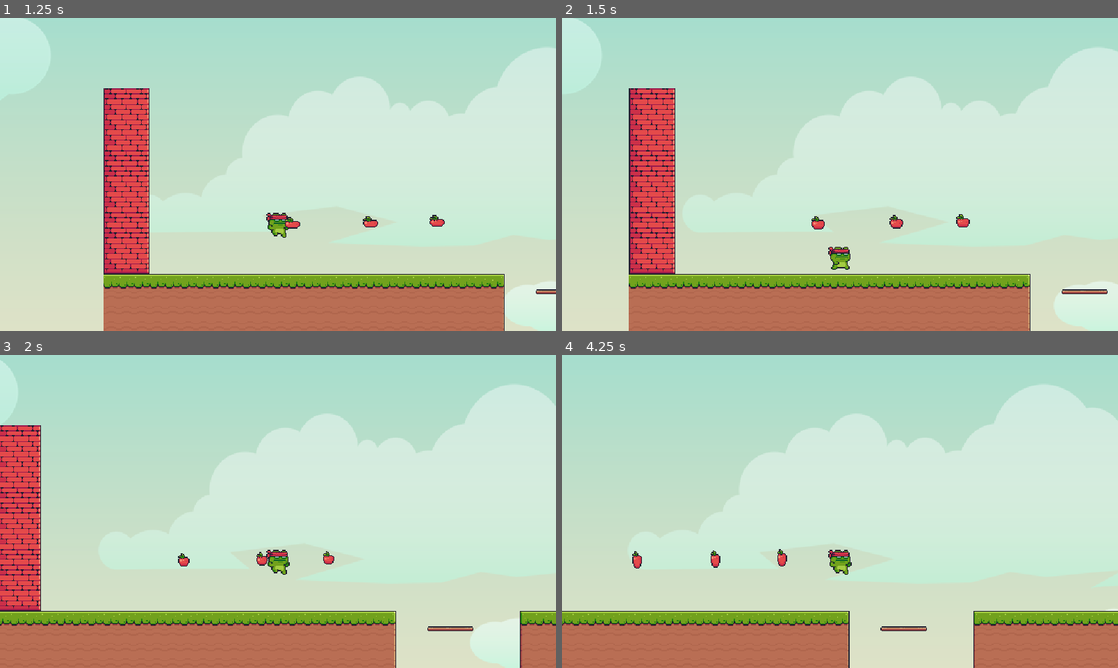
Above: before the commit, frames 1-4 (two rows, left to right).
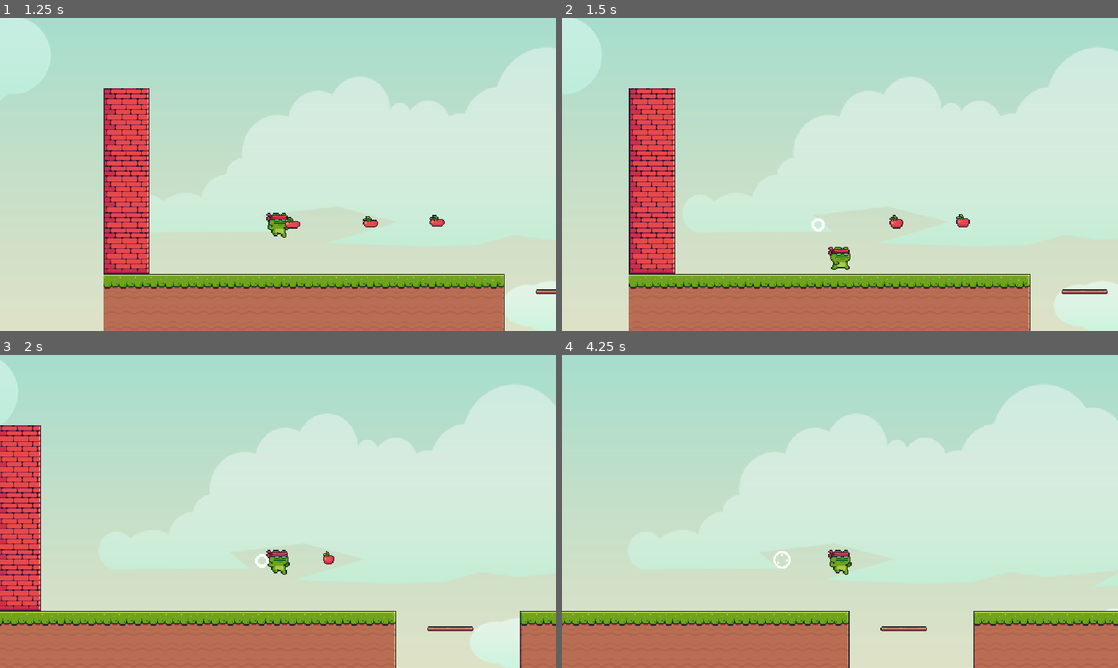
Above: after the commit, the same moments.

Repository: andreashsy/godot-workshop-jan24
Game: Godot game, scene res://scenes/level_01.tscn
The game is run twice, just before and just after one commit, with the same random seed, the same clock (stepped at 60 frames per second) and the same inputs.
Inputs:
- Up to frame 1 (1.25 s): hold Right (right) from 0.53 s (still down); tap Space (jump) at 0.77 s
- Up to frame 2 (1.5 s): keep holding Right (right)
- Up to frame 3 (2 s): keep holding Right (right); tap Space (jump) at 1.52 s
- Up to frame 4 (4.25 s): release Right (right) at 2.03 s; hold Left (left) 2.03-2.78 s; hold Right (right) from 2.78 s (still down); tap Space (jump) at 3.02, 3.77 s

Frame 1 is identical in both runs. In frame 2, less than 0.1% of the frame differs, in the area x 44-48%, y 63-69%; in frame 3, 0.2%; in frame 4, 0.3%, in the area x 12-42%, y 62-69%.

Commit message:
fruit disappear when touch player

Diff:
--- a/scenes/fruit.tscn
+++ b/scenes/fruit.tscn
@@ -441,3 +441,5 @@
 [node name="AnimatedSprite2D" type="AnimatedSprite2D" parent="."]
 sprite_frames = SubResource("SpriteFrames_x6i7n")
 animation = &"melon"
+
+[connection signal="body_entered" from="." to="." method="_on_body_entered"]
--- a/scripts/fruit.gd
+++ b/scripts/fruit.gd
@@ -24,3 +24,9 @@
 # Called every frame. 'delta' is the elapsed time since the previous frame.
 func _process(delta):
     pass
+
+
+func _on_body_entered(body):
+    animated_sprite_2d.play("collected")
+    await animated_sprite_2d.animation_finished
+    queue_free()
